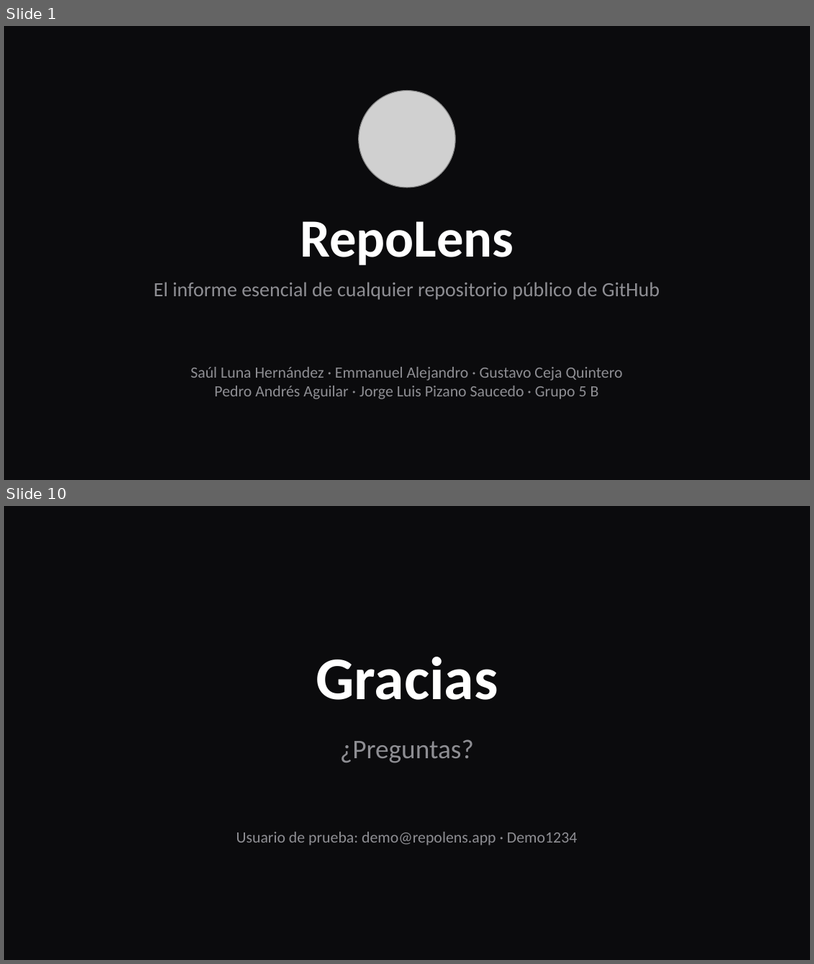
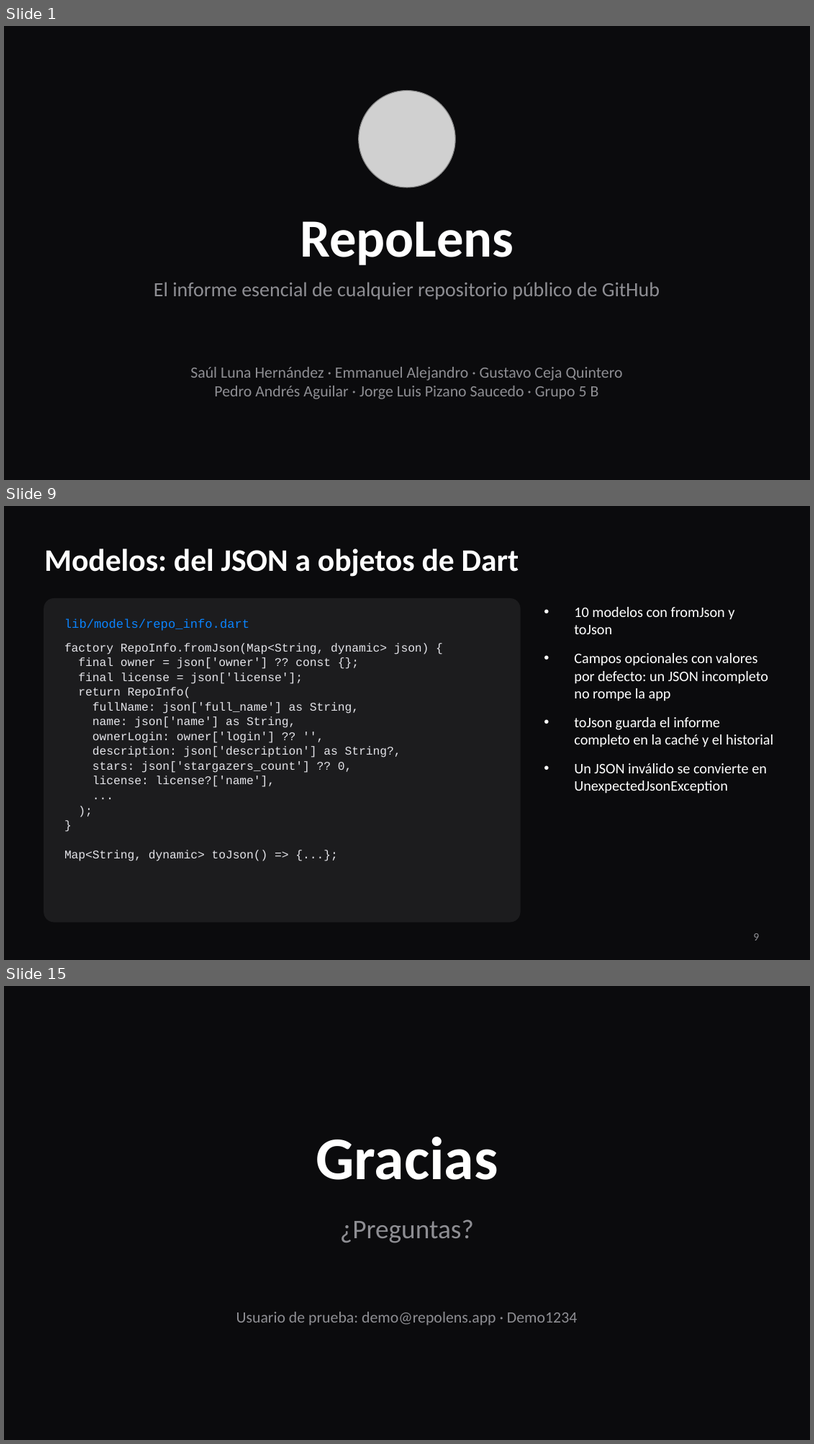
Before and after one commit to sluna5-coder/RepoLens, a slide deck: Entrega/Presentacion/RepoLens.pptx. Shown one above the other, each under a label of ours: slides 1 and 10 before the commit, slides 1, 9 and 15 after it; the slides between them are not shown. The pictures are 814x964 and 814x1444 pixels, drawn with LibreOffice and Linux fonts; fonts in the diff are those of the drawing; grey boxes stand for pictures. Boxes give left, top, right and bottom in pixels: in the first picture for what was removed or moved away, otherwise in the second. Text is boxed around its words. In the diff, an @@ line names an element or a change of style, - is before the commit and + after.

```diff
--- a/Entrega/Presentacion/RepoLens.pptx
+++ b/Entrega/Presentacion/RepoLens.pptx
@@ slide 9 added at <box>4,506,810,960</box>, background #0B0B0D @@
@@ title added at <box>44,548,519,577</box>, 28 pt, text #FFFFFF, bold @@
+Modelos: del JSON a objetos de Dart
@@ rounded rectangle added at <box>44,599,520,921</box>, fill #1C1C1E, outline #1C1C1E 1 pt @@
@@ text added at <box>574,607,774,793</box>, 13 pt, text #FFFFFF @@
+• 10 modelos con fromJson y toJson
+• Campos opcionales con valores por defecto: un JSON incompleto no rompe la app
+• toJson guarda el informe completo en la caché y el historial
+• Un JSON inválido se convierte en UnexpectedJsonException
@@ text added at <box>64,618,250,631</box>, 11 pt, text #0A84FF @@
+lib/models/repo_info.dart
@@ text added at <box>64,643,430,861</box>, 10.5 pt, text #E5E5EA @@
+factory RepoInfo.fromJson(Map<String, dynamic> json) {
+final owner = json['owner'] ?? const {};
+final license = json['license'];
+return RepoInfo(
+fullName: json['full_name'] as String,
+name: json['name'] as String,
+ownerLogin: owner['login'] ?? '',
+description: json['description'] as String?,
+stars: json['stargazers_count'] ?? 0,
+license: license?['name'],
+...
+);
+}
+Map<String, dynamic> toJson() => {...};
@@ page number added at <box>754,933,759,940</box>, 10 pt, text #8E8E93 @@
+9
@@ what was slide 10 is now slide 15 @@
```
Also in this commit, not shown: 8 slides changed, 4 other slides added.
